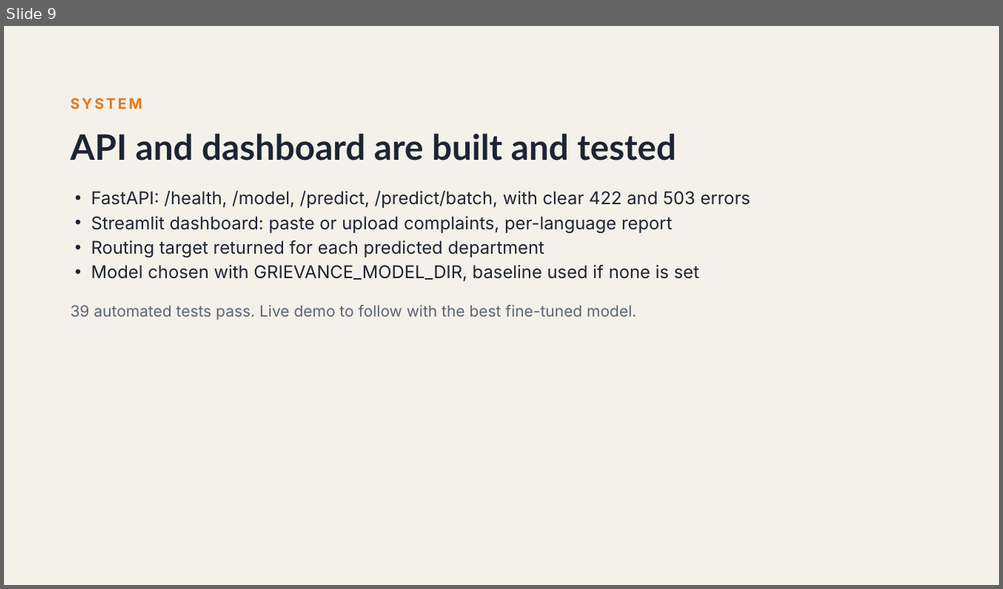
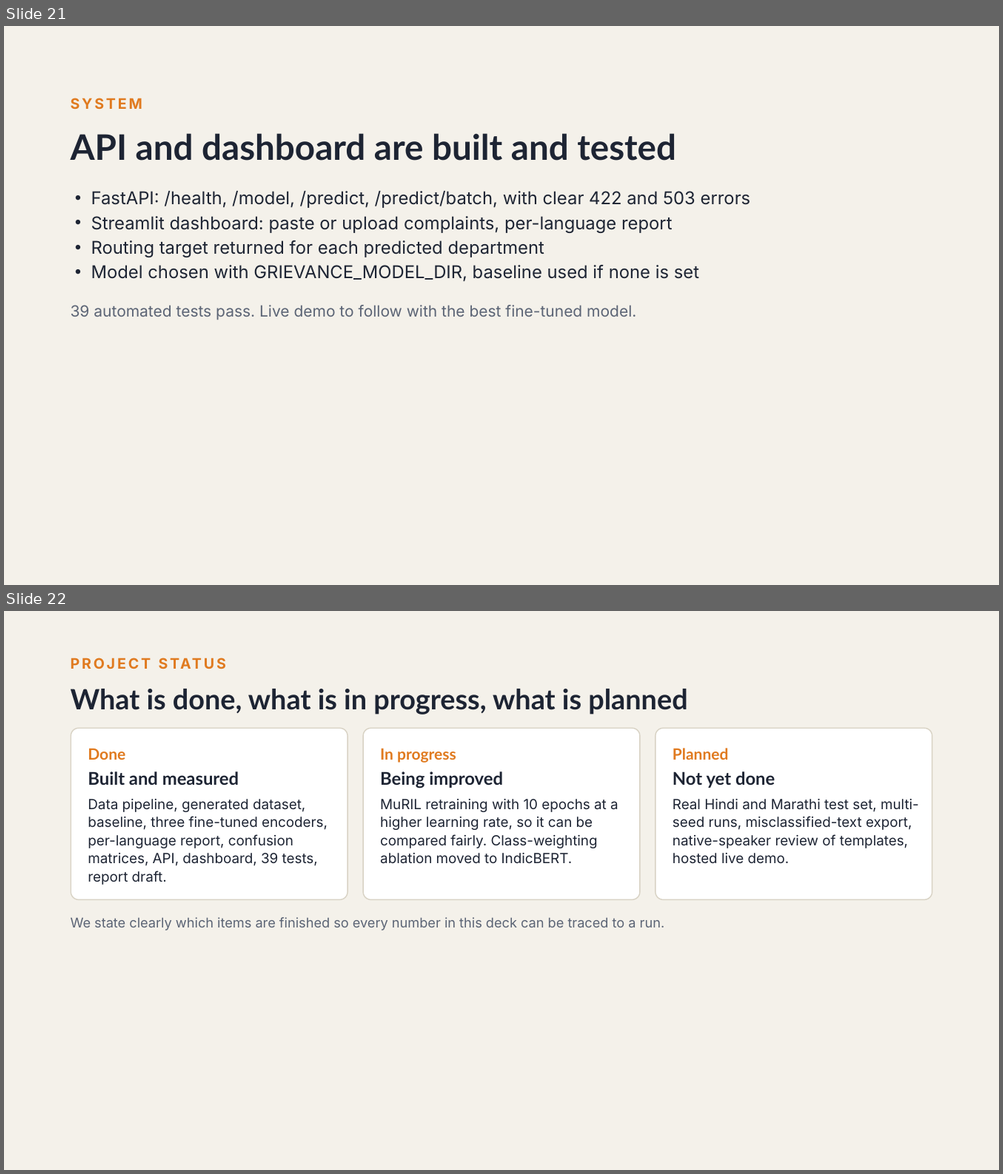
Before and after one commit to sam131725/public_grievenes, a slide deck: docs/slides/P8_Mid-term_Review.pptx. Shown one above the other, each under a label of ours: slide 9 before the commit, slides 21 and 22 after it. The pictures are 1003x589 and 1003x1174 pixels, drawn with LibreOffice and Linux fonts; fonts in the diff are those of the drawing. Boxes give left, top, right and bottom in pixels: in the first picture for what was removed or moved away, otherwise in the second. Text is boxed around its words. In the diff, an @@ line names an element or a change of style, - is before the commit and + after.

```diff
--- a/docs/slides/P8_Mid-term_Review.pptx
+++ b/docs/slides/P8_Mid-term_Review.pptx
@@ slide 22 added at [4,611,999,1170], background #F4F1EA @@
@@ text added at [71,652,959,675], 14 pt, text #E07A1F, bold @@
+PROJECT STATUS
@@ title added at [71,689,687,715], 27 pt, text #1D2433, bold @@
+What is done, what is in progress, what is planned
@@ rounded rectangle added at [71,728,348,900], fill #FFFFFF, outline #D8D2C4 1 pt @@
@@ rounded rectangle added at [363,728,640,900], fill #FFFFFF, outline #D8D2C4 1 pt @@
@@ rounded rectangle added at [655,728,932,900], fill #FFFFFF, outline #D8D2C4 1 pt @@
@@ text added at [88,748,125,760], 15 pt, text #E07A1F, bold @@
+Done
@@ text added at [380,748,456,763], 15 pt, text #E07A1F, bold @@
+In progress
@@ text added at [672,748,728,760], 15 pt, text #E07A1F, bold @@
+Planned
@@ text added at [88,772,239,785], 17 pt, text #1D2433, bold @@
+Built and measured
@@ text added at [380,772,503,789], 17 pt, text #1D2433, bold @@
+Being improved
@@ text added at [672,772,774,788], 17 pt, text #1D2433, bold @@
+Not yet done
@@ text added at [88,799,327,885], 13.5 pt, text #1D2433 @@
+Data pipeline, generated dataset, baseline, three fine-tuned encoders, per-language report, confusion matrices, API, dashboard, 39 tests, report draft.
@@ text added at [380,799,618,864], 13.5 pt, text #1D2433 @@
+MuRIL retraining with 10 epochs at a higher learning rate, so it can be compared fairly. Class-weighting ablation moved to IndicBERT.
@@ text added at [672,799,919,863], 13.5 pt, text #1D2433 @@
+Real Hindi and Marathi test set, multi-seed runs, misclassified-text export, native-speaker review of templates, hosted live demo.
@@ text added at [71,917,665,931], 13 pt, text #5B6475 @@
+We state clearly which items are finished so every number in this deck can be traced to a run.
@@ what was slide 9 is now slide 21 @@
```
Also in this commit, not shown: 1 slide changed, 12 other slides added.
